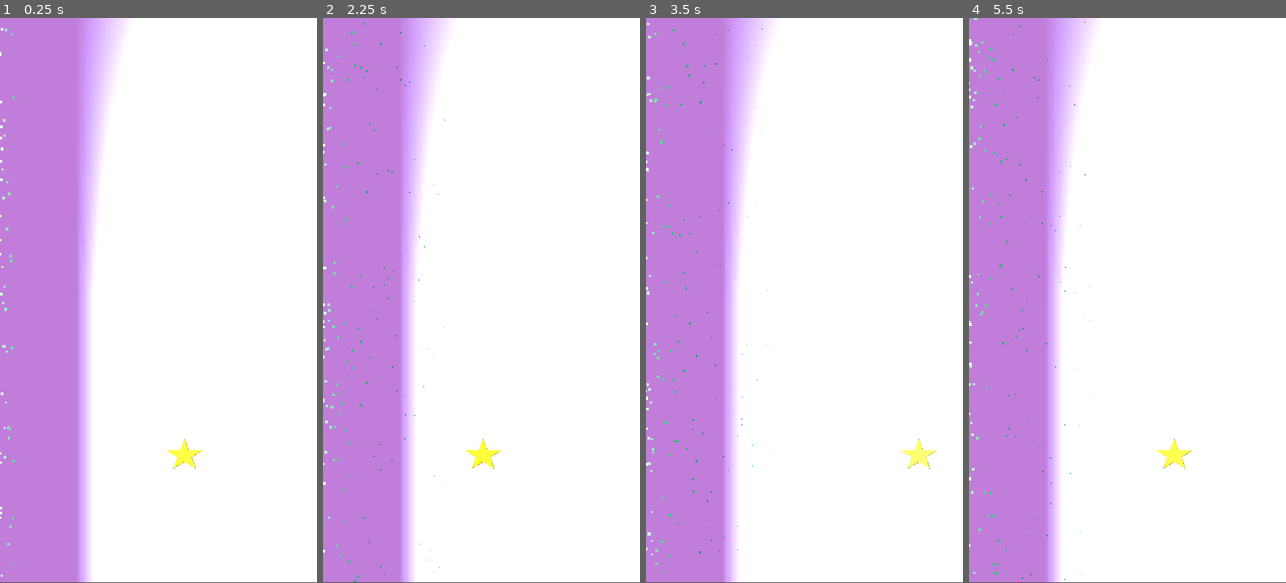
Above: before the commit, frames 1-4 (left to right).
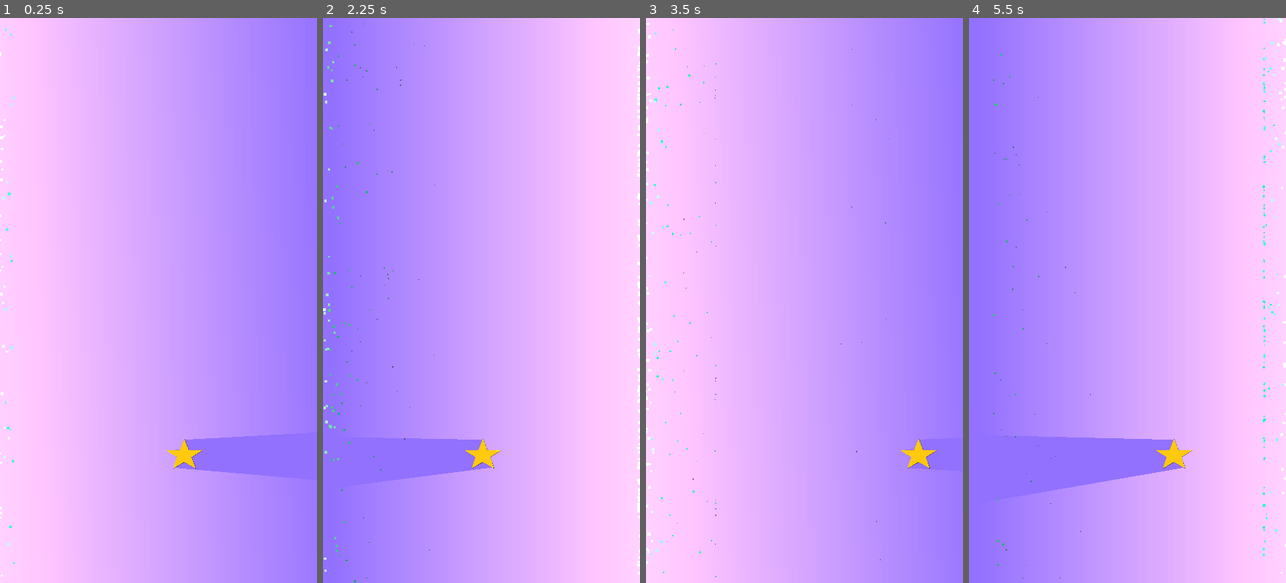
Above: after the commit, the same moments.

Repository: OllieL1/GUTS-T35
Game: Godot game, scene res://level.tscn
Two runs of this game, one before a commit and one after it. Both use one fixed random seed, a clock stepped at 60 frames per second and the inputs below.
Inputs (mouse positions are in pixels of both pictures, inside the frame that each line leads up to):
- Up to frame 1 (0.25 s): no input
- Up to frame 2 (2.25 s): tap Enter (ui_accept) at 0.5, 0.77, 1.52 s; move the mouse to (551, 272) at 0.52 s; hold Right (ui_right) 0.53-2.03 s; click (551, 272) at 0.67 s; move the mouse to (418, 328) at 1.27 s; click (418, 328) at 1.42 s; move the mouse to (513, 176) at 2.02 s; hold Left (ui_left) from 2.03 s (still down); click (513, 176) at 2.17 s
- Up to frame 3 (3.5 s): move the mouse to (788, 413) at 2.77 s; release Left (ui_left) at 2.78 s; hold Right (ui_right) from 2.78 s (still down); click (788, 413) at 2.92 s; tap Enter (ui_accept) at 3.02 s
- Up to frame 4 (5.5 s): move the mouse to (1222, 385) at 3.52 s; click (1222, 385) at 3.67 s; tap Enter (ui_accept) at 3.77, 4.52 s; move the mouse to (1032, 215) at 4.27 s; release Right (ui_right) at 4.28 s; hold Left (ui_left) 4.28-5.03 s; click (1032, 215) at 4.42 s; move the mouse to (1143, 300) at 5.02 s; hold Right (ui_right) from 5.03 s (still down); click (1143, 300) at 5.17 s

The runs differ from the first frame. In frame 1, 98% of the frame differs, in the area x 0-100%, y 0-100%; in frame 2, 99%; in frame 3, 98%; in frame 4, 100%.

Commit message:
cool effects

Diff:
--- a/switch/background.tscn
+++ b/switch/background.tscn
@@ -8,6 +8,6 @@
 metadata/_edit_horizontal_guides_ = [1299.0]
 
 [node name="ColorRect" type="ColorRect" parent="."]
-offset_right = 720.0
-offset_bottom = 1279.0
-color = Color(0.752777, 0.49194, 0.85536, 1)
+offset_right = 748.0
+offset_bottom = 1354.0
+color = Color(0.572606, 0.443363, 1, 1)
--- a/switch/level.tscn
+++ b/switch/level.tscn
@@ -6,6 +6,7 @@
 [ext_resource type="PackedScene" uid="uid://djm33ltide0rx" path="res://obstacle.tscn" id="2_mr6sg"]
 [ext_resource type="PackedScene" uid="uid://cy1qe65gcd50k" path="res://power_up.tscn" id="4_mmiyr"]
 [ext_resource type="PackedScene" uid="uid://dqfs6manslryo" path="res://music.tscn" id="5_j4qqt"]
+[ext_resource type="Script" path="res://scripts/wall_effects.gd" id="7_5fh0o"]
 
 [sub_resource type="Curve" id="Curve_6pr7g"]
 _data = [Vector2(0, 1), 0.0, 0.0, 0, 0, Vector2(1, 0.362637), 0.0, 0.0, 0, 0]
@@ -15,19 +16,18 @@
 offsets = PackedFloat32Array(0.0266667, 0.506667, 1)
 colors = PackedColorArray(1, 1, 1, 1, 0, 0.763078, 0.386352, 1, 0.360708, 0.212965, 0.452198, 1)
 
-[sub_resource type="Gradient" id="Gradient_mcuhc"]
-offsets = PackedFloat32Array(0, 0.519481, 0.935065, 1)
-colors = PackedColorArray(0.343, 0.03, 0.544, 0, 0.062, 0.871, 0.053, 0.649, 0, 100, 0.533, 1, 1, 1, 1, 1)
+[sub_resource type="Gradient" id="Gradient_7oxqv"]
 
-[sub_resource type="GradientTexture2D" id="GradientTexture2D_odbds"]
-gradient = SubResource("Gradient_mcuhc")
+[sub_resource type="GradientTexture2D" id="GradientTexture2D_yfm8o"]
+gradient = SubResource("Gradient_7oxqv")
+fill_to = Vector2(0.513761, 0)
 
-[sub_resource type="Gradient" id="Gradient_6jhuv"]
-offsets = PackedFloat32Array(0.025974, 0.857143, 1)
-colors = PackedColorArray(0.339, 1, 0.611, 0, 0.339333, 1, 0.610765, 1, 1, 1, 1, 1)
+[sub_resource type="Gradient" id="Gradient_as5uo"]
 
-[sub_resource type="GradientTexture1D" id="GradientTexture1D_nfw6j"]
-gradient = SubResource("Gradient_6jhuv")
+[sub_resource type="GradientTexture2D" id="GradientTexture2D_lnb6t"]
+gradient = SubResource("Gradient_as5uo")
+fill_from = Vector2(1, 0)
+fill_to = Vector2(0.426605, 0.0229358)
 
 [sub_resource type="RectangleShape2D" id="RectangleShape2D_ikigc"]
 size = Vector2(24, 1310)
@@ -43,12 +43,14 @@
 [node name="Obstacle" parent="." instance=ExtResource("2_mr6sg")]
 
 [node name="Player" parent="." instance=ExtResource("1_0s2yp")]
+position = Vector2(372, 1058)
 
 [node name="Power Up" parent="." instance=ExtResource("4_mmiyr")]
 
 [node name="Music" parent="." instance=ExtResource("5_j4qqt")]
 
 [node name="Wall Effects" type="Node2D" parent="."]
+script = ExtResource("7_5fh0o")
 
 [node name="Right Wall Effects" type="Node2D" parent="Wall Effects"]
 position = Vector2(720, 0)
@@ -58,6 +60,8 @@
 emitting = false
 amount = 150
 lifetime = 0.75
+randomness = 0.5
+lifetime_randomness = 0.5
 emission_shape = 3
 emission_rect_extents = Vector2(1, 640)
 direction = Vector2(-1, 0)
@@ -69,13 +73,12 @@
 scale_amount_curve = SubResource("Curve_6pr7g")
 color_ramp = SubResource("Gradient_or8ax")
 
-[node name="PointLight2D" type="PointLight2D" parent="Wall Effects/Right Wall Effects"]
-position = Vector2(-208, 647)
-scale = Vector2(2.8125, 1384)
-energy = 16.0
+[node name="RightGlow" type="PointLight2D" parent="Wall Effects/Right Wall Effects"]
+visible = false
+position = Vector2(86, 964)
+scale = Vector2(24.918, 34.9531)
 shadow_enabled = true
-texture = SubResource("GradientTexture1D_nfw6j")
-height = 1280.0
+texture = SubResource("GradientTexture2D_yfm8o")
 
 [node name="Left Wall Effects" type="Node2D" parent="Wall Effects"]
 
@@ -83,6 +86,8 @@
 position = Vector2(0, 640)
 amount = 150
 lifetime = 0.75
+randomness = 0.5
+lifetime_randomness = 0.5
 emission_shape = 3
 emission_rect_extents = Vector2(1, 640)
 gravity = Vector2(980, 0)
@@ -92,6 +97,12 @@
 scale_amount_max = 7.5
 scale_amount_curve = SubResource("Curve_6pr7g")
 color_ramp = SubResource("Gradient_or8ax")
+
+[node name="LeftGlow" type="PointLight2D" parent="Wall Effects/Left Wall Effects"]
+position = Vector2(-48, 981)
+scale = Vector2(24.918, 33.2188)
+shadow_enabled = true
+texture = SubResource("GradientTexture2D_lnb6t")
 
 [node name="Left Wall" type="StaticBody2D" parent="."]
 
--- a/switch/player.tscn
+++ b/switch/player.tscn
@@ -1,10 +1,13 @@
-[gd_scene load_steps=4 format=3 uid="uid://c72b61knpxsme"]
+[gd_scene load_steps=5 format=3 uid="uid://c72b61knpxsme"]
 
 [ext_resource type="Texture2D" uid="uid://7jw75qncxtav" path="res://art/star.png" id="1_ajcwy"]
 [ext_resource type="Script" path="res://scripts/player.gd" id="1_oewdl"]
 
 [sub_resource type="RectangleShape2D" id="RectangleShape2D_pfegi"]
 size = Vector2(94, 77)
+
+[sub_resource type="OccluderPolygon2D" id="OccluderPolygon2D_dj4qw"]
+polygon = PackedVector2Array(-2, -46, -11, -22, -41, -21, -18, -5, -26, 20, -1, 6, 23, 20, 15, -5, 39, -20, 9, -21)
 
 [node name="Player" type="CharacterBody2D"]
 position = Vector2(333, 216)
@@ -21,3 +24,6 @@
 [node name="CollisionShape2D" type="CollisionShape2D" parent="."]
 position = Vector2(1, -8.5)
 shape = SubResource("RectangleShape2D_pfegi")
+
+[node name="LightOccluder2D" type="LightOccluder2D" parent="."]
+occluder = SubResource("OccluderPolygon2D_dj4qw")
--- /dev/null
+++ b/switch/scripts/wall_effects.gd
@@ -0,0 +1,27 @@
+extends Node2D
+
+
+# Called when the node enters the scene tree for the first time.
+func _ready() -> void:
+	pass # Replace with function body.
+
+
+# Called every frame. 'delta' is the elapsed time since the previous frame.
+func _process(delta: float) -> void:
+	pass
+
+func _input(event: InputEvent) -> void:
+	if event is InputEventMouseButton:
+		if event.button_index == MOUSE_BUTTON_LEFT:
+			if event.pressed:
+				toggleWall()
+
+func toggleWall():
+	var rightParticles = $"Right Wall Effects/RightParticles"
+	var leftParticles = $"Left Wall Effects/LeftParticles"
+	var rightGlow = $"Right Wall Effects/RightGlow"
+	var leftGlow = $"Left Wall Effects/LeftGlow"
+	leftParticles.emitting=!leftParticles.emitting
+	rightParticles.emitting=!rightParticles.emitting
+	leftGlow.visible=!leftGlow.visible
+	rightGlow.visible=!rightGlow.visible
Not shown: 1 places in switch/level.tscn that only renumber resources
